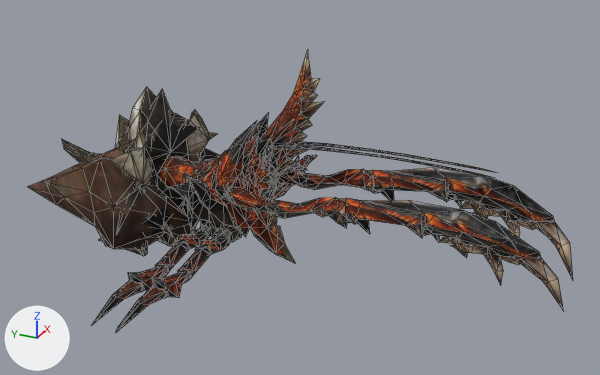
Before and after pictures for a commit that changed the glTF model apps/blacksmith/public/models/monsters/em87.glb.
One viewpoint serves both versions: a 50 mm lens placed at (-1861.0, -1040.0, 1016.0), pointed at (0.0, -203.0, 86.0). Arrows for +X, +Y and +Z are at lower left; the lights stay in place. The first picture is the older version. Mesh edges are drawn as thin lines. Vertices at exactly the same position are counted once.
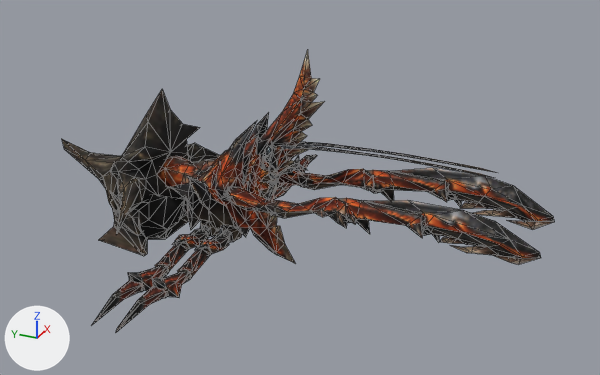
Location of each change, (x1, y1, x2, y2) in pixels of the pictures (600 x 375 px):
'Mesh_0', reshaped (10% narrower)
    before: (27, 50, 573, 332)
    after: (62, 50, 555, 332)
part 1 of me_mesh_0, deleted
    before: (109, 87, 217, 247)
part 2 of me_mesh_0, deleted (brown)
    before: (27, 113, 189, 249)
part 3 of me_mesh_0, deleted (brown)
    before: (452, 203, 573, 310)

Diff of the bpy script that builds the scene:
```diff
--- a/apps/blacksmith/public/models/monsters/em87.glb.py
+++ b/apps/blacksmith/public/models/monsters/em87.glb.py
@@ me_mesh_0 @@
 # used by ob_mesh_0; location = (0.0, 0.0, 0.0)
-me_mesh_0.from_pydata(...)  # 2024 vertices, 3980 faces; spans x -583.0..583.0, y -923.0..591.0, z -228.0..469.0
+me_mesh_0.from_pydata(...)  # 1830 vertices, 3568 faces; spans x -583.0..583.0, y -857.0..591.0, z -228.0..469.0
+# me_mesh_0 part 1: the loose piece of 102 vertices spanning x -225.0..225.0, y 125.0..420.0, z -192.0..307.0 is deleted
+# me_mesh_0 part 2: the loose piece of 54 vertices spanning x -234.0..203.0, y 117.0..533.0, z -159.0..223.0 is deleted
+# me_mesh_0 part 3
+# 38 vertices are removed from x -118.0..118.0, y -923.0..-651.0, z -70.0..122.0
+# 108 faces are deleted
 me_mesh_0.materials.append(mat_material_0)
```
